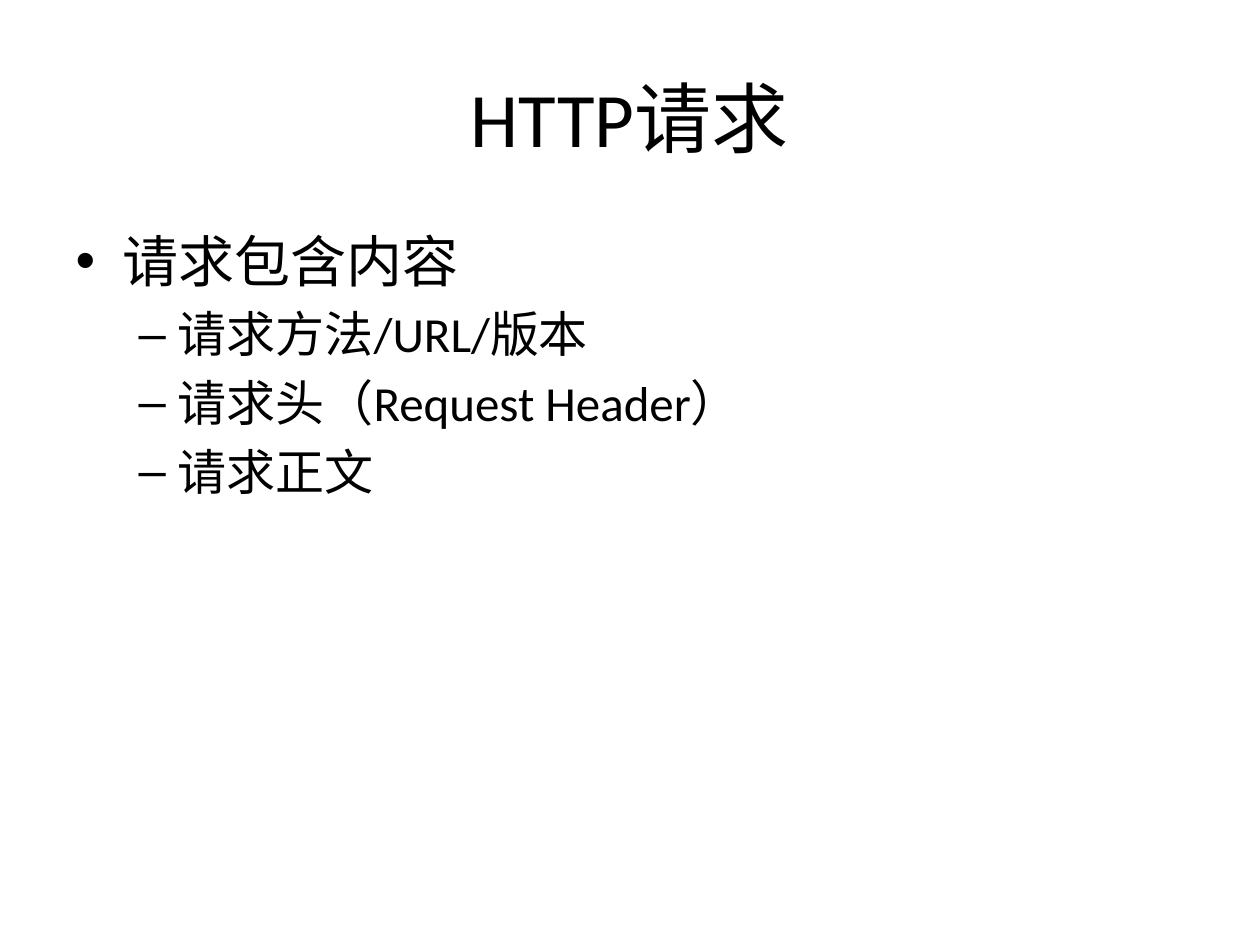
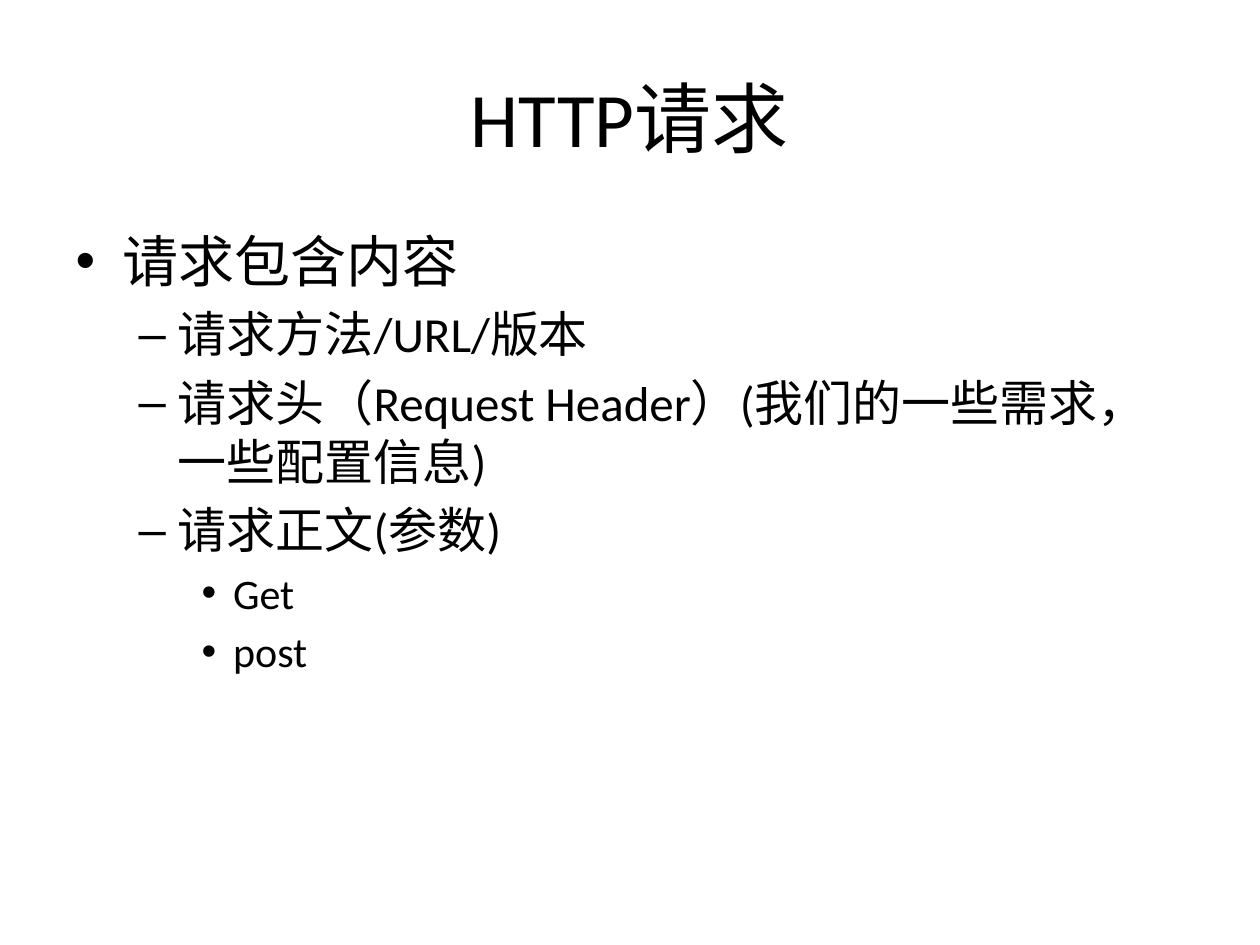
Before and after one commit to zhan3333/php-example, a slide deck: slide 6 of doc/ppt/第七课-http协议.pptx. Drawn at 1260x945 pixels with LibreOffice and Linux fonts; fonts in the diff are those of the drawing. Boxes give left, top, right and bottom in pixels: in the first picture for what was removed or moved away, otherwise in the second. Text is boxed around its words. In the diff, an @@ line names an element or a change of style, - is before the commit and + after.

```diff
--- a/doc/ppt/第七课-http协议.pptx
+++ b/doc/ppt/第七课-http协议.pptx
@@ text at (178, 379, 1146, 674): text changed @@
-  – 请求头（Request Header）
-  – 请求正文
+  – 请求头（Request Header）(我们的一些需求，一些配置信息)
+  – 请求正文(参数)
+    • Get
+    • post
```
Also in this commit, not shown: 7 other slides changed, 10 other files.
